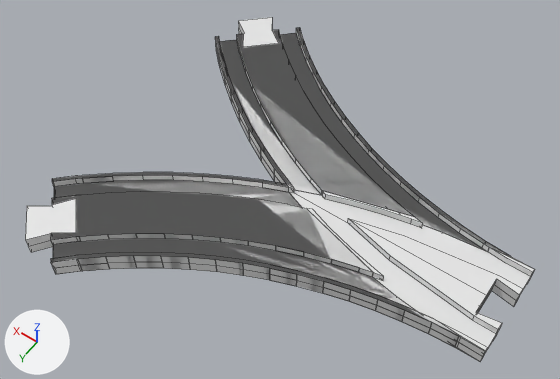
The Blender file blender/eight_minus.blend: old version first, new version second.
The view is the same before and after, from a 50 mm camera at (-11.8, 149.9, 233.7) aimed at (93.2, 2.9, 2.8). Lighting does not change. The marker at lower left points along +X, +Y and +Z. Mesh edges are drawn as thin lines.

In view in the first picture: 'eight_minus'.
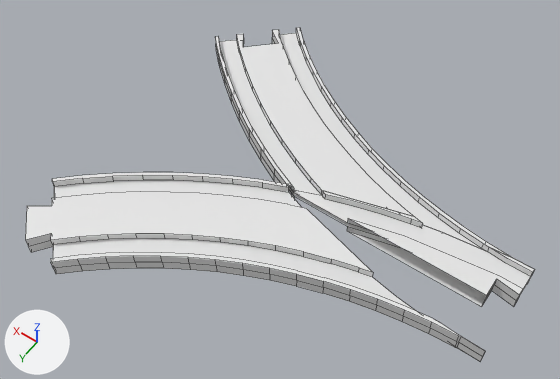
Location of each change, [x1, y1, x2, y2] in pixels of the pictures (560 x 379 px):
'eight_minus', modifiers changed: before [25, 17, 535, 362]; after [25, 27, 535, 362]

Patch to the scene script:
```diff
--- a/blender/eight_minus.blend.py
+++ b/blender/eight_minus.blend.py
@@ ob_eight_minus @@
 _m = ob_eight_minus.modifiers.new('Mirror', 'MIRROR')
-_m.use_axis = (False, True, True)
+_m.use_axis = (False, False, True)
```
